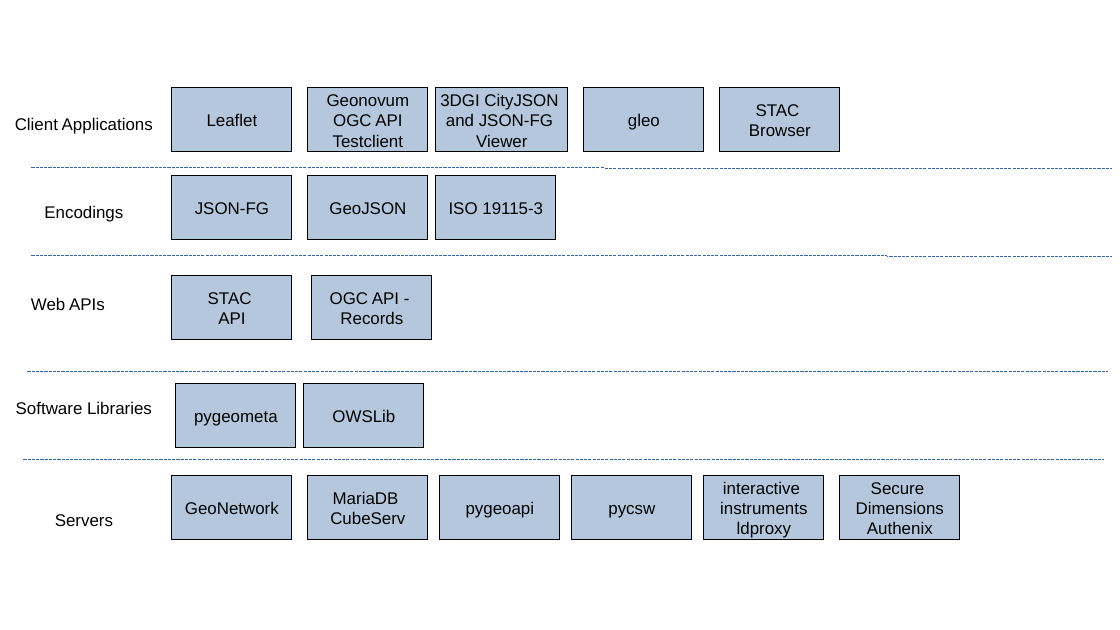
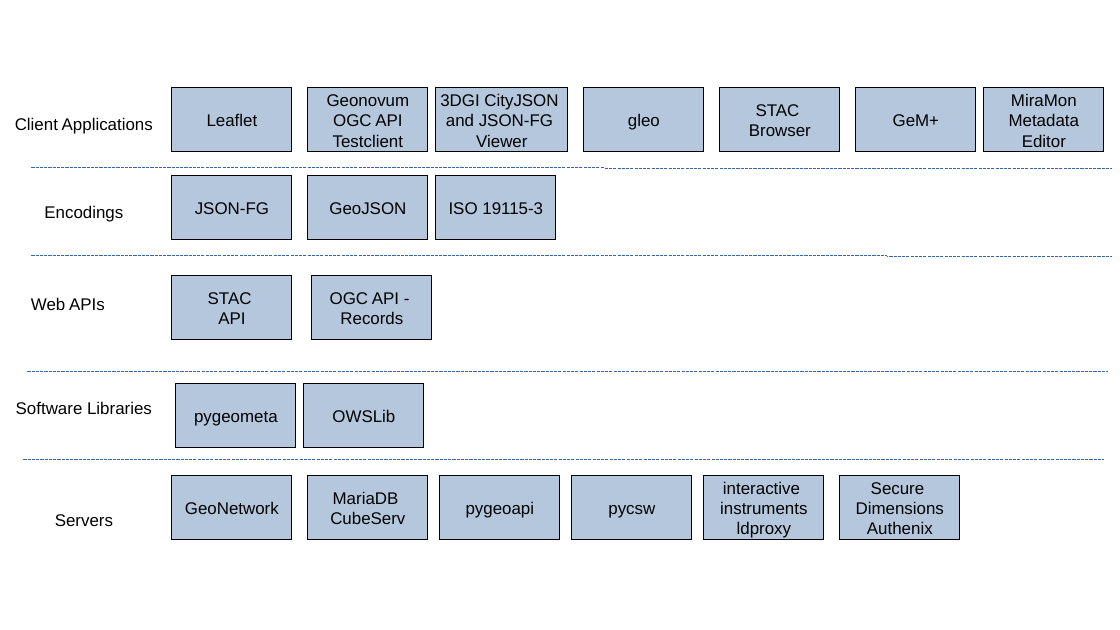
Before and after one commit to opengeospatial/developer-events, a slide deck: slide 1 of 2022/Metadata-Code-Sprint/engineering-report/images/Figures.odp. Drawn at 1120x630 pixels with LibreOffice and Linux fonts; fonts in the diff are those of the drawing. Boxes give left, top, right and bottom in pixels: in the first picture for what was removed or moved away, otherwise in the second. Text is boxed around its words. In the diff, an @@ line names an element or a change of style, - is before the commit and + after.

Commit message:
Added MiraMon Metadata Editor to architecture figure

```diff
--- a/2022/Metadata-Code-Sprint/engineering-report/images/Figures.odp
+++ b/2022/Metadata-Code-Sprint/engineering-report/images/Figures.odp
@@ rectangle added at (x1=857, y1=88, x2=977, y2=152), fill #B4C7DC, outline #000000 0 pt, 12 pt, text #000000 @@
+GeM+
@@ rectangle added at (x1=985, y1=88, x2=1105, y2=152), fill #B4C7DC, outline #000000 0 pt, 12 pt, text #000000 @@
+MiraMon
+Metadata
+Editor
```
Also in this commit, not shown: 1 other file.
